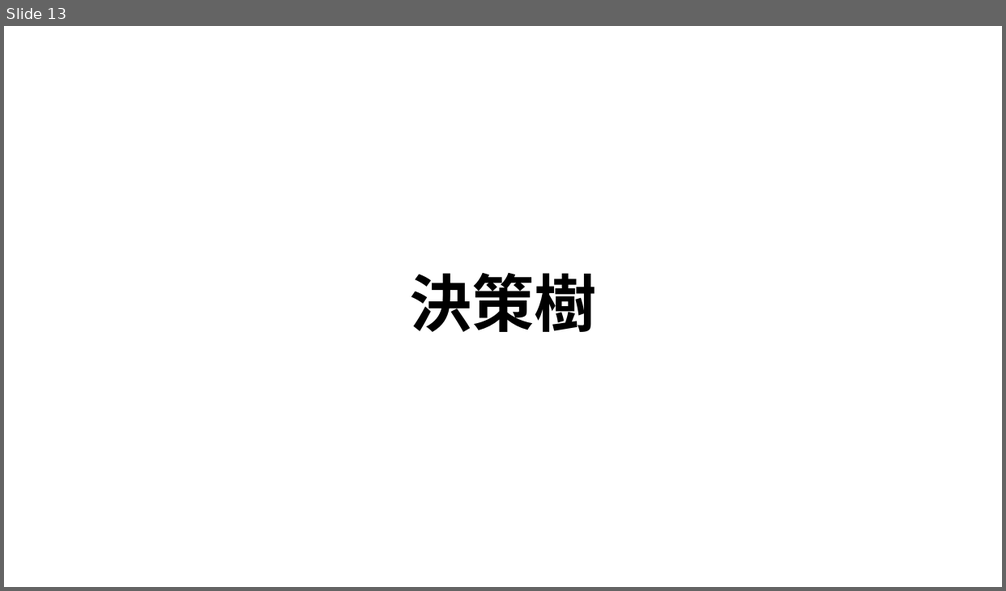
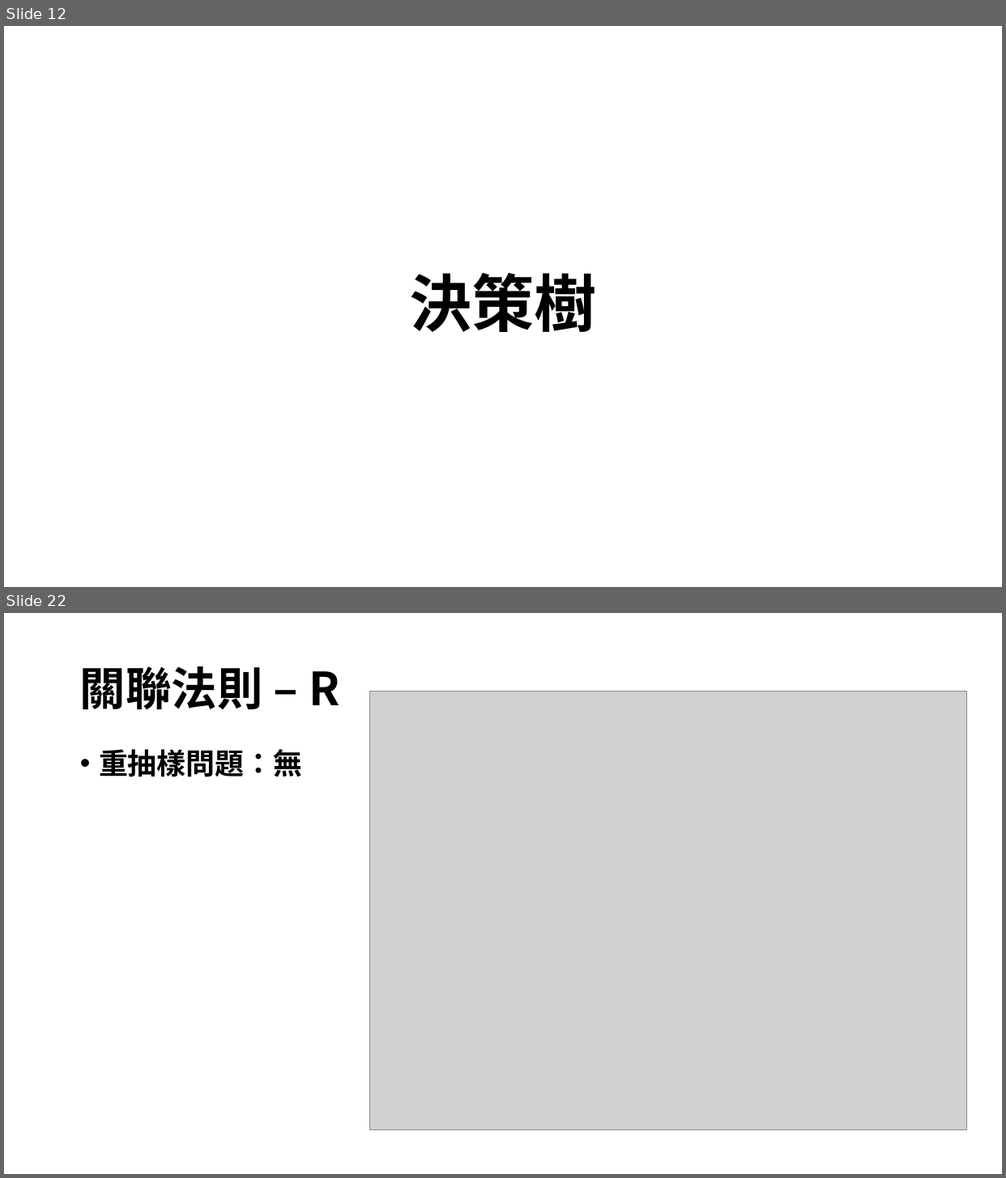
Before and after one commit to RyanLin987/Data-Mining-Project, a slide deck: 採礦期末報告.pptx. Shown one above the other, each under a label of ours: slide 13 before the commit, slides 12 and 22 after it; the slides between them are not shown. The pictures are 1006x591 and 1006x1178 pixels, drawn with LibreOffice and Linux fonts; fonts in the diff are those of the drawing; grey boxes stand for pictures. Boxes give left, top, right and bottom in pixels: in the first picture for what was removed or moved away, otherwise in the second. Text is boxed around its words. In the diff, an @@ line names an element or a change of style, - is before the commit and + after.

```diff
--- a/採礦期末報告.pptx
+++ b/採礦期末報告.pptx
@@ slide 22 added at [4, 613, 1002, 1174], background #FFFFFF @@
@@ title added at [80, 666, 340, 709], 44 pt, text #000000, bold @@
+關聯法則 – R
@@ picture added at [369, 691, 967, 1130] @@
@@ text added at [99, 749, 302, 777], 28 pt, text #000000, bold @@
+• 重抽樣問題：無
@@ what was slide 13 is now slide 12 @@
```
Also in this commit, not shown: 5 slides changed, 24 other slides added, 16 slides removed, 2 other files.
